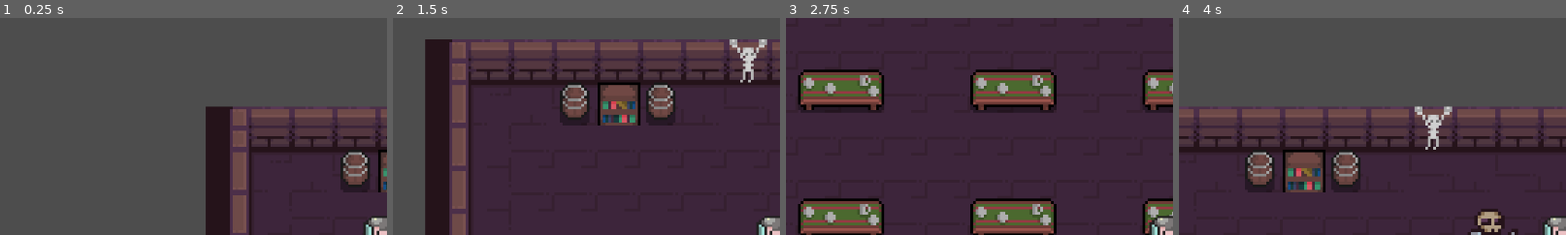
Above: before the commit, frames 1-4 (left to right).
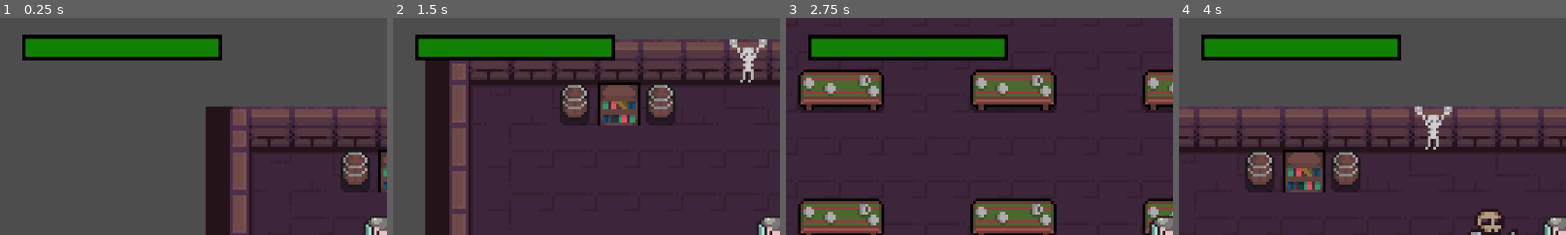
Above: after the commit, the same moments.

Repository: Bruneizer/Proyecto-godot-xddd
Game: Godot game, scene res://Juego/player_map.tscn
The game is run twice, just before and just after one commit, with the same random seed, the same clock (stepped at 60 frames per second) and the same inputs.
Inputs:
- Up to frame 1 (0.25 s): no input
- Up to frame 2 (1.5 s): hold Right (ui_right) 0.53-1.28 s; hold Down (ui_down) from 1.28 s (still down)
- Up to frame 3 (2.75 s): release Down (ui_down) at 2.03 s; hold Right (ui_right) from 2.03 s (still down)
- Up to frame 4 (4 s): release Right (ui_right) at 2.78 s; hold Up (ui_up) 2.78-3.53 s; hold Left (ui_left) from 3.53 s (still down)
The pictures show only the part of the screen within x 0-50%, y 0-50%; the shares and areas given below are measured in that part.

The runs differ from the first frame. In frame 1, 6.2% of the frame differs, in the area x 5-58%, y 7-20%; in frame 2, 6.2%; in frame 3, 6.2%; in frame 4, 6.2%.

Commit message:
qeq
mas avances xd

Diff:
--- /dev/null
+++ b/soulknight/BarraSalud/BarraSalud.tscn
@@ -0,0 +1,17 @@
+[gd_scene load_steps=4 format=3 uid="uid://dq3s5fkm15fc0"]
+
+[ext_resource type="Texture2D" uid="uid://cqmupwp8jdtfq" path="res://Sprites/fondo_barra.png" id="1_bqw8t"]
+[ext_resource type="Texture2D" uid="uid://nks1b1chtel3" path="res://Sprites/borde_barra.png" id="2_stagm"]
+[ext_resource type="Texture2D" uid="uid://dfxviam3vjsy4" path="res://Sprites/progreso_barra.png" id="3_45ukn"]
+
+[node name="BarraSalud" type="CanvasLayer"]
+
+[node name="BarraSalud" type="TextureProgressBar" parent="."]
+offset_left = 33.0
+offset_top = 25.0
+offset_right = 330.0
+offset_bottom = 65.0
+value = 100.0
+texture_under = ExtResource("1_bqw8t")
+texture_over = ExtResource("2_stagm")
+texture_progress = ExtResource("3_45ukn")
--- a/soulknight/Enemigos/Movimiento.gd
+++ b/soulknight/Enemigos/Movimiento.gd
@@ -1,4 +1,40 @@
 extends CharacterBody2D
+
+# Velocidad de movimiento del enemigo
+var speed: float = 490.0
+
+# Distancia mínima para atacar al jugador
+var attack_distance: float = 50.0
+
+# Referencia al nodo del jugador
+@export var jugador: NodePath
+
+# Almacena la referencia del jugador en un nodo
+var jugador_ref: CharacterBody2D
+
 func _ready():
+	# Almacena la referencia del jugador usando el NodePath
+	jugador_ref = get_node(jugador)
+
 	# Reproduce la animación de "moverse" al iniciar la escena
 	$AnimatedSprite2D.play("moverse")
+
+	# Conectar la señal de área correctamente
+	$Area2D.body_entered.connect(_on_area_2d_body_entered)
+
+func _process(delta):
+	# Lógica de seguimiento al jugador
+	if jugador_ref:
+		var direccion = (jugador_ref.global_position - global_position).normalized()
+		var distancia = jugador_ref.global_position.distance_to(global_position)
+
+		if distancia > attack_distance:
+			velocity = direccion * speed
+			move_and_slide()
+		else:
+			velocity = Vector2.ZERO  # Detenerse al estar cerca del jugador
+
+func _on_area_2d_body_entered(body: CharacterBody2D) -> void:
+	# Verifica si el cuerpo que entró es el héroe
+	if body.name == "Heroe":  # Asegúrate de que el nombre sea correcto
+		body.recibir_dano(10)  # Llama al método para reducir la salud del héroe
--- a/soulknight/Enemigos/enemigo.tscn
+++ b/soulknight/Enemigos/enemigo.tscn
@@ -8,6 +8,9 @@
 
 [sub_resource type="RectangleShape2D" id="RectangleShape2D_ci0le"]
 size = Vector2(49, 62)
+
+[sub_resource type="CircleShape2D" id="CircleShape2D_5iww0"]
+radius = 33.0492
 
 [sub_resource type="SpriteFrames" id="SpriteFrames_mvxs4"]
 animations = [{
@@ -38,9 +41,17 @@
 position = Vector2(2.5, 13)
 shape = SubResource("RectangleShape2D_ci0le")
 
+[node name="Area2D" type="Area2D" parent="Esqueleto"]
+position = Vector2(2.5, 13)
+
+[node name="CollisionShape2D" type="CollisionShape2D" parent="Esqueleto/Area2D"]
+shape = SubResource("CircleShape2D_5iww0")
+
 [node name="AnimatedSprite2D" type="AnimatedSprite2D" parent="Esqueleto"]
 position = Vector2(7, 12)
 scale = Vector2(5, 5)
 sprite_frames = SubResource("SpriteFrames_mvxs4")
 animation = &"moverse"
 frame_progress = 0.931254
+
+[connection signal="body_entered" from="Esqueleto/Area2D" to="Esqueleto" method="_on_area_2d_body_entered"]
--- a/soulknight/Juego/player_map.tscn
+++ b/soulknight/Juego/player_map.tscn
@@ -1,10 +1,11 @@
-[gd_scene load_steps=10 format=4 uid="uid://ckkctg47nio7c"]
+[gd_scene load_steps=11 format=4 uid="uid://ckkctg47nio7c"]
 
 [ext_resource type="Texture2D" uid="uid://ye4op8mtwvd4" path="res://tiles/Dungeon_Tileset.png" id="1_1xwqc"]
 [ext_resource type="PackedScene" uid="uid://dtg4a8jwpv7bn" path="res://Sprites/node_2d.tscn" id="2_bsdsy"]
 [ext_resource type="Texture2D" uid="uid://mxxbk5gcw3vk" path="res://tiles/demonstration.png" id="2_lgqlh"]
 [ext_resource type="Texture2D" uid="uid://b05cgq7xo4jdk" path="res://tiles/full tilemap.png" id="3_nps43"]
 [ext_resource type="PackedScene" uid="uid://4yi0qvq4of87" path="res://Enemigos/enemigo.tscn" id="5_2u22d"]
+[ext_resource type="PackedScene" uid="uid://dq3s5fkm15fc0" path="res://BarraSalud/BarraSalud.tscn" id="6_1jisa"]
 
 [sub_resource type="TileSetAtlasSource" id="TileSetAtlasSource_itp2v"]
 texture = ExtResource("1_1xwqc")
@@ -402,7 +403,7 @@
 sources/1 = SubResource("TileSetAtlasSource_pthi7")
 sources/2 = SubResource("TileSetAtlasSource_twdp1")
 
-[node name="Player_Map" type="Node2D"]
+[node name="Main" type="Node2D"]
 position = Vector2(290, -115)
 metadata/_edit_horizontal_guides_ = [-62.0]
 
@@ -425,3 +426,5 @@
 
 [node name="Esqueleto" parent="." instance=ExtResource("5_2u22d")]
 position = Vector2(570, 91)
+
+[node name="BarraSalud" parent="." instance=ExtResource("6_1jisa")]
--- a/soulknight/Sprites/character_body_2d.gd
+++ b/soulknight/Sprites/character_body_2d.gd
@@ -27,3 +27,14 @@
 		move_and_slide()
 	else:
 		velocity = Vector2.ZERO
+# En el script del héroe
+# En el script del héroe
+var salud: int = 100  # Salud inicial
+
+func recibir_dano(dano: int):
+	salud -= dano
+	print("¡El héroe ha recibido daño! Salud restante: ", salud)
+
+	# Aquí puedes añadir lógica para manejar la muerte del héroe
+	if salud <= 0:
+		print("El héroe ha caído!")
Not shown: 1 places in soulknight/Enemigos/enemigo.tscn that only renumber resources
Renamed: soulknight/PJ2 (2).png -> soulknight/Sprites/PJ2 (2).png
Not shown, added: soulknight/Sprites/PJ2 (2).png.import
Binary file added: soulknight/Sprites/borde_barra.png
Not shown, changed: soulknight/Sprites/borde_barra.png.import
Binary file added: soulknight/Sprites/fondo_barra.png
Not shown, added: soulknight/Sprites/fondo_barra.png.import
Binary file added: soulknight/Sprites/progreso_barra.png
Not shown, added: soulknight/Sprites/progreso_barra.png.import
Not shown: 1 places in soulknight/node_2d.tscn that only renumber resources
